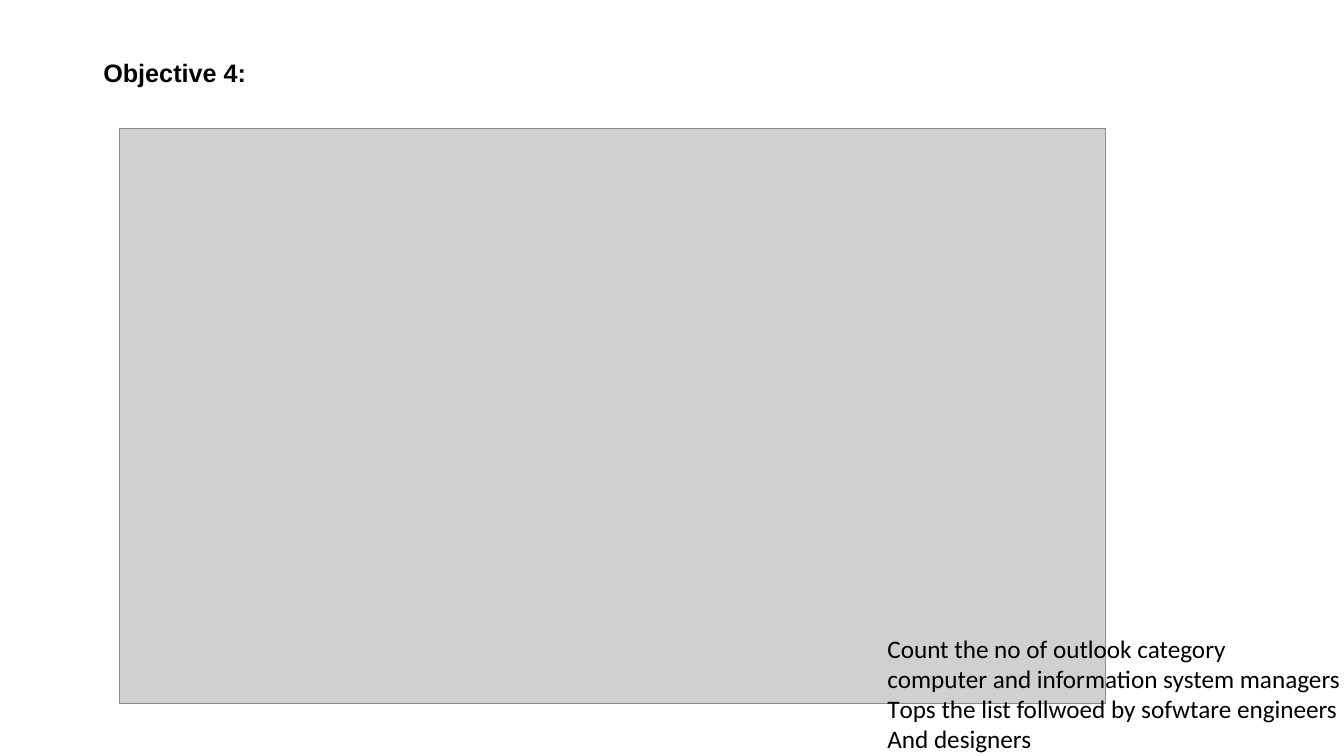
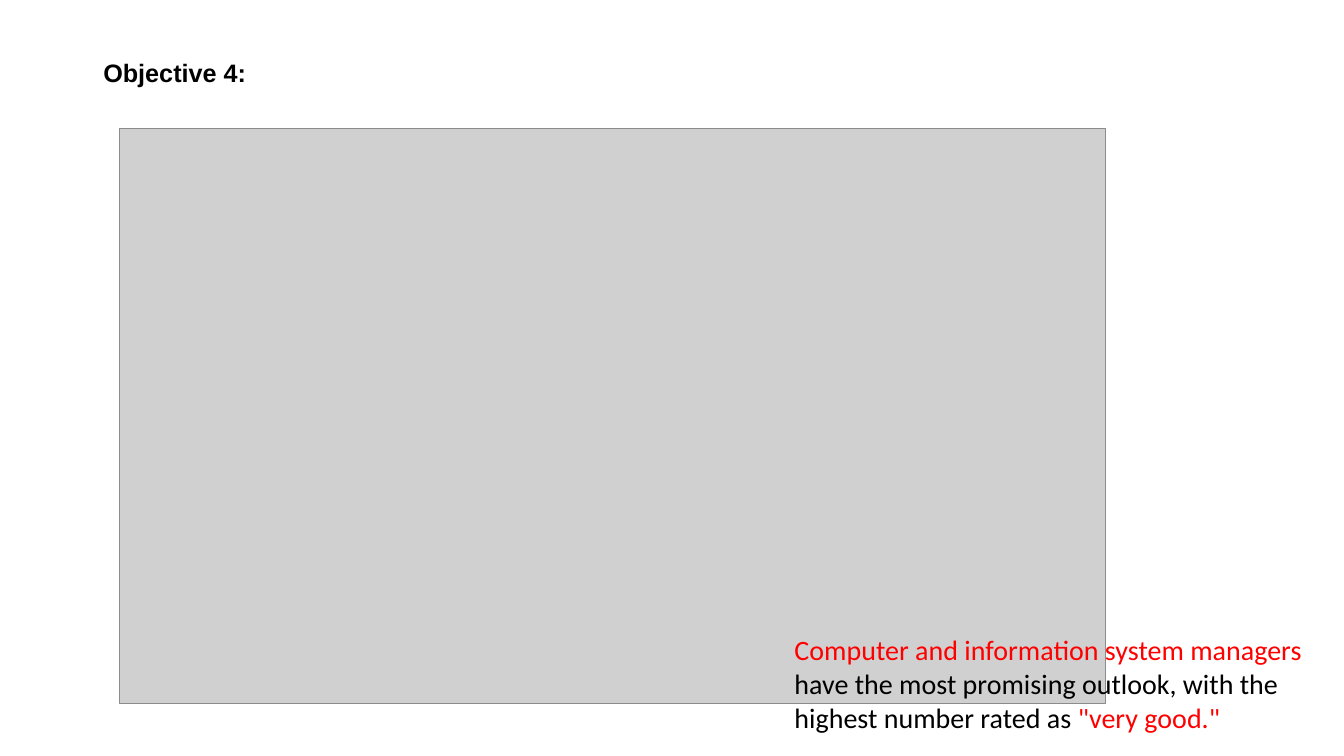
Before and after one commit to rajprasadshrestha/groupassignments, a slide deck: slide 12 of nosqldatabase/Presentation5.pptx. Drawn at 1344x756 pixels with LibreOffice and Linux fonts; fonts in the diff are those of the drawing; grey boxes stand for pictures. Boxes give left, top, right and bottom in pixels: in the first picture for what was removed or moved away, otherwise in the second. Text is boxed around its words. In the diff, an @@ line names an element or a change of style, - is before the commit and + after.

```diff
--- a/nosqldatabase/Presentation5.pptx
+++ b/nosqldatabase/Presentation5.pptx
@@ text at (794,637,1301,733): text changed; size 18 to 20 pt @@
-Count the no of outlook category
-computer and information system managers
-Tops the list follwoed by sofwtare engineers
-And designers
+Computer and information system managers have the most promising outlook, with the highest number rated as "very good."
```
Also in this commit, not shown: 7 other slides changed, 1 slide added, 2 slides removed, 15 other files.
